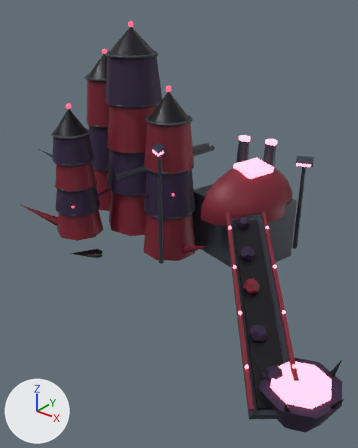
The glTF model docs/concept-art/models/refinery-directorate.glb, before and after one commit.
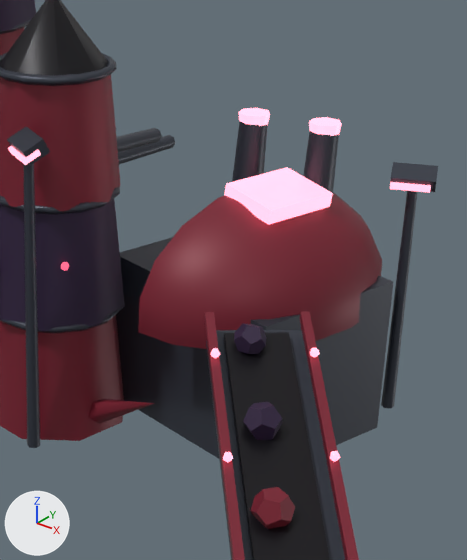
Each version appears first whole from a camera (50 mm lens) standing at (178.5, -241.2, 169.4) and looking at (6.8, -26.6, 36.3), and next in a close-up on the part from 41% to 91% of the width and 21% to 68% of the height. The lights are fixed; the arrows at lower left show +X, +Y and +Z. The first two pictures are the older version. Where no turn or scale is listed for an object, it has been applied to the vertices.

Names of what the first close-up shows: 'conveyor_bed', 'conveyor_belt', 'conveyor_rail_l', 'conveyor_rail_r', 'crusher_cowl', 'crusher_house', 'crusher_maw', 'flood_mast_0', 'silo_2_seg_0', 'silo_2_seg_1', 'silo_2_seg_2', 'silo_cap_2' and 26 more.
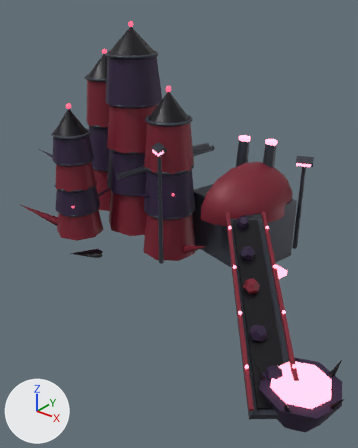
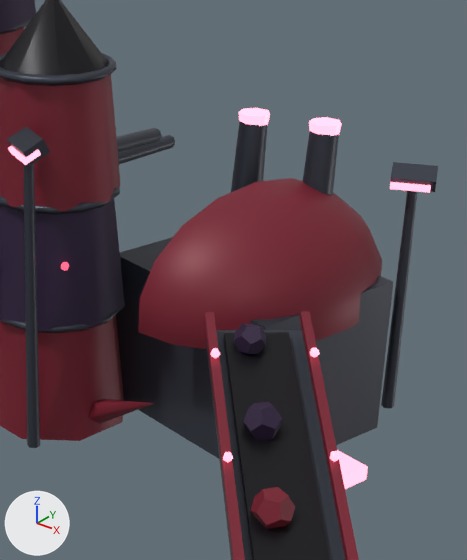
Boxes [x1, y1, x2, y2] around the edits, measured in the close-ups (467 x 560 px):
'crusher_maw', moved, turned: before [224, 167, 333, 225]; after [337, 450, 368, 489]

Patch to the scene script:
```diff
--- a/docs/concept-art/models/refinery-directorate.glb.py
+++ b/docs/concept-art/models/refinery-directorate.glb.py
@@ ob_crusher_maw @@
 ob_crusher_maw.parent = ob_nodule_refinery_directorate
-ob_crusher_maw.location = (5.83, 2.039, 5.173)
-ob_crusher_maw.rotation_euler = (0.0, 0.155, -0.25)  # degrees (0, 8.9, -14)
+ob_crusher_maw.location = (7.85, 0.66, 0.15)
+ob_crusher_maw.rotation_euler = (0.0, 0.0, -0.25)  # degrees (0, 0, -14)
```
